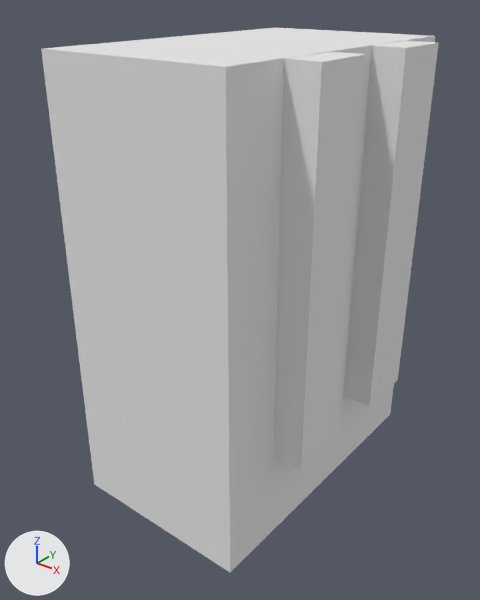
The OBJ model src/main/resources/assets/susy/models/armor/nomex_chest.obj, before and after one commit.
Rendered twice from a 50 mm lens placed at (0.75, -0.987, 1.039), pointed at (0.001, -0.05, 0.458). The axes (+X, +Y, +Z) are drawn at lower left. The lights are the same throughout. Where no turn or scale is listed for an object, it has been applied to the vertices.

The scene before the commit, as lines of its bpy script (objects in view):
```python
me_bb_main = bpy.data.meshes.new('bb_main')
me_bb_main.from_pydata(...)  # a box spanning x 0.125..0.25, y -0.187..-0.062, z 0.25..0.938
me_bb_main.materials.append(mat_m_416af319_63d3_e4ba_7c52_9dc8e62ab2f2)  # white #e7e7e7
me_bb_main_001 = bpy.data.meshes.new('bb_main.001')
me_bb_main_001.from_pydata(...)  # a box spanning x 0.125..0.25, y 0.063..0.188, z 0.25..0.938
me_bb_main_001.materials.append(mat_m_416af319_63d3_e4ba_7c52_9dc8e62ab2f2)  # white #e7e7e7
me_chestplate = bpy.data.meshes.new('chestplate')
me_chestplate.from_pydata(...)  # a box spanning x -0.188..0.188, y -0.313..0.313, z 0.062..0.938
me_chestplate.materials.append(mat_m_416af319_63d3_e4ba_7c52_9dc8e62ab2f2)  # white #e7e7e7
ob_bb_main = bpy.data.objects.new('bb_main', me_bb_main)
ob_bb_main.location = (0.0, 0.0, 0.0)
ob_bb_main_001 = bpy.data.objects.new('bb_main.001', me_bb_main_001)
ob_bb_main_001.location = (0.0, 0.0, 0.0)
ob_chestplate = bpy.data.objects.new('chestplate', me_chestplate)
ob_chestplate.location = (0.0, 0.0, 0.0)
```
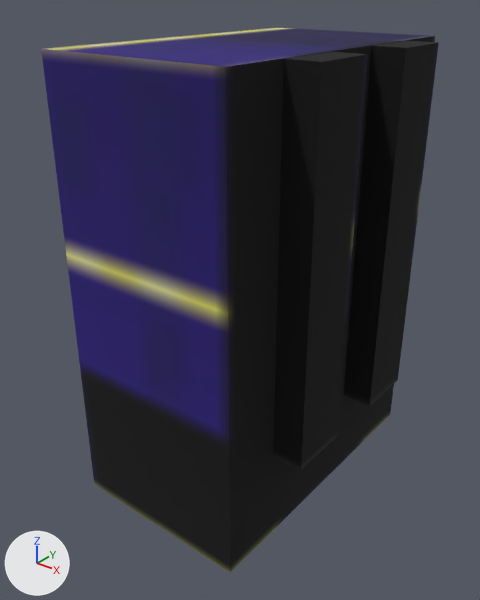
The newer file is also turned or shifted as a whole; pictures and numbers use the older file's frame.

The change, as a list of edits to the scene's bpy script:
```text
Add img_nomex_chest:
    img_nomex_chest = load_image('nomex_chest', '../../textures/armor/nomex_chest.png', 64, 64, 'sRGB')
Add mat_m_964eed96_0152_85cc_6af8_b64ba4cebc95:
    mat_m_964eed96_0152_85cc_6af8_b64ba4cebc95 = principled_material('m_964eed96-0152-85cc-6af8-b64ba4cebc95')
    mat_m_964eed96_0152_85cc_6af8_b64ba4cebc95.texture = img_nomex_chest
    mat_m_964eed96_0152_85cc_6af8_b64ba4cebc95.roughness = 1.0
Change me_bb_main:
    where me_bb_main.from_pydata(...)  # 8 vertices, 6 faces; spans x 0.125..0.25, y -0.187..-0.062, z 0.25..0.938
    remove me_bb_main.materials.append(mat_m_416af319_63d3_e4ba_7c52_9dc8e62ab2f2)  # white #e7e7e7
    add me_bb_main.materials.append(mat_m_964eed96_0152_85cc_6af8_b64ba4cebc95)  # picture img_nomex_chest
Change me_bb_main_001:
    where me_bb_main_001.from_pydata(...)  # 8 vertices, 6 faces; spans x 0.125..0.25, y 0.063..0.188, z 0.25..0.938
    remove me_bb_main_001.materials.append(mat_m_416af319_63d3_e4ba_7c52_9dc8e62ab2f2)  # white #e7e7e7
    add me_bb_main_001.materials.append(mat_m_964eed96_0152_85cc_6af8_b64ba4cebc95)  # picture img_nomex_chest
Change me_chestplate:
    where me_chestplate.from_pydata(...)  # 8 vertices, 6 faces; spans x -0.188..0.188, y -0.313..0.313, z 0.062..0.938
    remove me_chestplate.materials.append(mat_m_416af319_63d3_e4ba_7c52_9dc8e62ab2f2)  # white #e7e7e7
    add me_chestplate.materials.append(mat_m_964eed96_0152_85cc_6af8_b64ba4cebc95)  # picture img_nomex_chest
```

Location of each change, [x1, y1, x2, y2] in pixels of the pictures (480 x 600 px):
'chestplate', recoloured: [41, 28, 435, 572] in both
'bb_main', recoloured (grey to black): [273, 52, 368, 469] in both
'bb_main.001', recoloured (grey to black): [343, 41, 439, 406] in both
